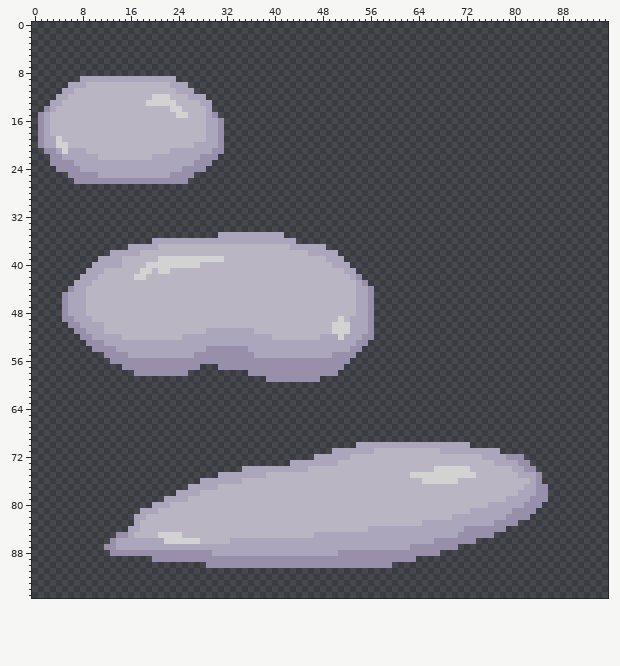
Edited in one commit: sprite sheet (Assets/Image/Object/asteroid.png). The first picture shows the starting point.
The file is 96x96 pixels.
New version:
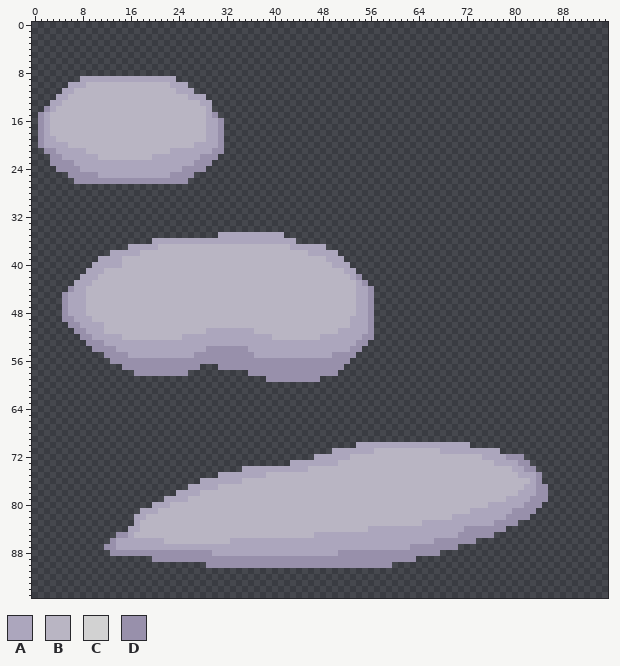
Palette (. is transparent): A #aca6bd  B #b9b5c3  C #d2d2d2  D #9890ab
From old to new:
The edit turns colour C into colour A in row 20 at x 4 to 5; in row 21 at x 5; in row 51 at x 51 to 52; in row 52 at x 51.
The edit turns colour C into colour B in row 12 at x 20 to 22; in row 13 at x 19 to 23; in row 14 at x 23 to 24; in row 15 at x 24 to 25; in row 19 at x 4; in row 39 at x 21 to 31.
The edit turns colour C into colour B in row 40 at x 19 to 27; in row 41 at x 18 to 19 and 21 to 22; in row 42 at x 17 to 18; in row 49 at x 51; in row 50 at x 50 to 52; in row 51 at x 50.
The edit turns colour C into colour B in row 74 at x 67 to 72; in row 75 at x 63 to 73; in row 76 at x 65 to 70; in row 85 at x 21 to 24; in row 86 at x 22 to 27.
Changed places in both pictures, as pixel boxes (x1, y1, x2, y2):
changed: (146, 94, 188, 118)
changed: (56, 136, 68, 154)
changed: (134, 256, 224, 280)
changed: (332, 316, 350, 340)
changed: (410, 466, 476, 484)
changed: (158, 532, 200, 544)
